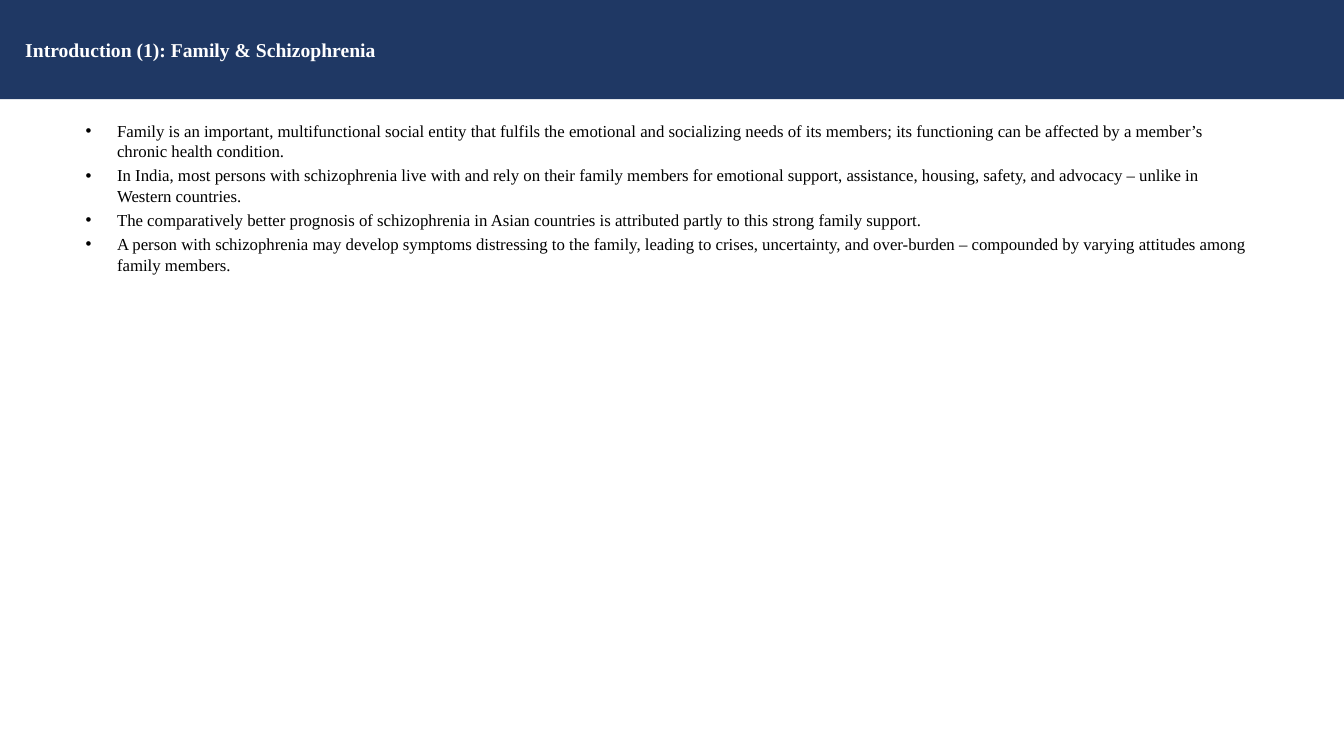
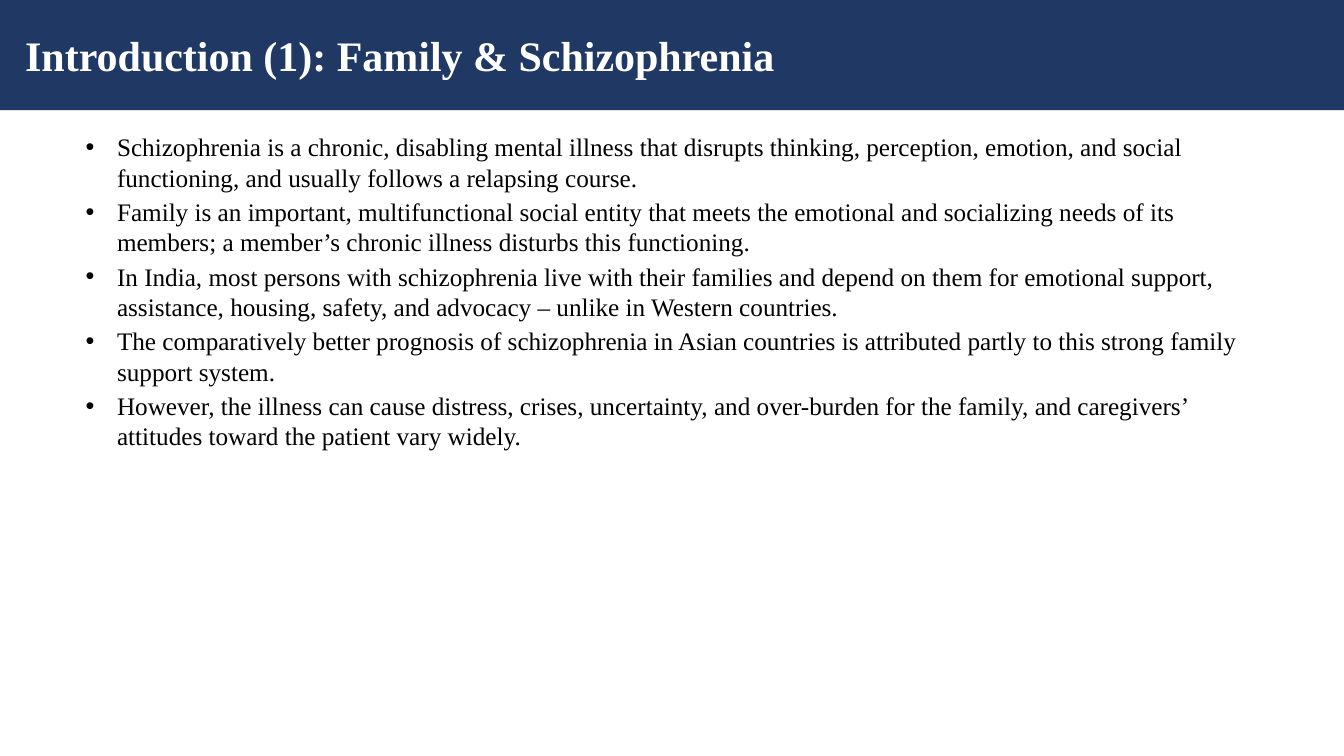
Before and after one commit to tejasdangodra786-byte/Dango-kiro, a slide deck: slide 3 of Family_Intervention_EE_Schizophrenia_JournalClub.pptx. Drawn at 1344x756 pixels with LibreOffice and Linux fonts; fonts in the diff are those of the drawing. Boxes give left, top, right and bottom in pixels: in the first picture for what was removed or moved away, otherwise in the second. Text is boxed around its words. In the diff, an @@ line names an element or a change of style, - is before the commit and + after.

Commit message:
Enhance presentation: larger fonts (18/30/40pt), detailed control vs experimental group slides, richer content

```diff
--- a/Family_Intervention_EE_Schizophrenia_JournalClub.pptx
+++ b/Family_Intervention_EE_Schizophrenia_JournalClub.pptx
@@ rectangle "Introduction (1): Family & Schizophrenia": place and size @@
-rectangle "Introduction (1): Family & Schizophrenia" at [0,0,1344,99]
+rectangle "Introduction (1): Family & Schizophrenia" at [0,0,1344,110]
@@ rectangle "Introduction (1): Family & Schizophrenia" at [0,0,1344,110]: size 14 to 30 pt @@
@@ text at [117,138,1236,451]: text changed; size 12 to 18 pt @@
-• Family is an important, multifunctional social entity that fulfils the emotional and socializing needs of its members; its functioning can be affected by a member’s chronic health condition.
-• In India, most persons with schizophrenia live with and rely on their family members for emotional support, assistance, housing, safety, and advocacy – unlike in Western countries.
-• The comparatively better prognosis of schizophrenia in Asian countries is attributed partly to this strong family support.
-• A person with schizophrenia may develop symptoms distressing to the family, leading to crises, uncertainty, and over-burden – compounded by varying attitudes among family members.
+• Schizophrenia is a chronic, disabling mental illness that disrupts thinking, perception, emotion, and social functioning, and usually follows a relapsing course.
+• Family is an important, multifunctional social entity that meets the emotional and socializing needs of its members; a member’s chronic illness disturbs this functioning.
+• In India, most persons with schizophrenia live with their families and depend on them for emotional support, assistance, housing, safety, and advocacy – unlike in Western countries.
+• The comparatively better prognosis of schizophrenia in Asian countries is attributed partly to this strong family support system.
+• However, the illness can cause distress, crises, uncertainty, and over-burden for the family, and caregivers’ attitudes toward the patient vary widely.
```
Also in this commit, not shown: 25 other slides changed, 2 slides added, 2 slides removed.
